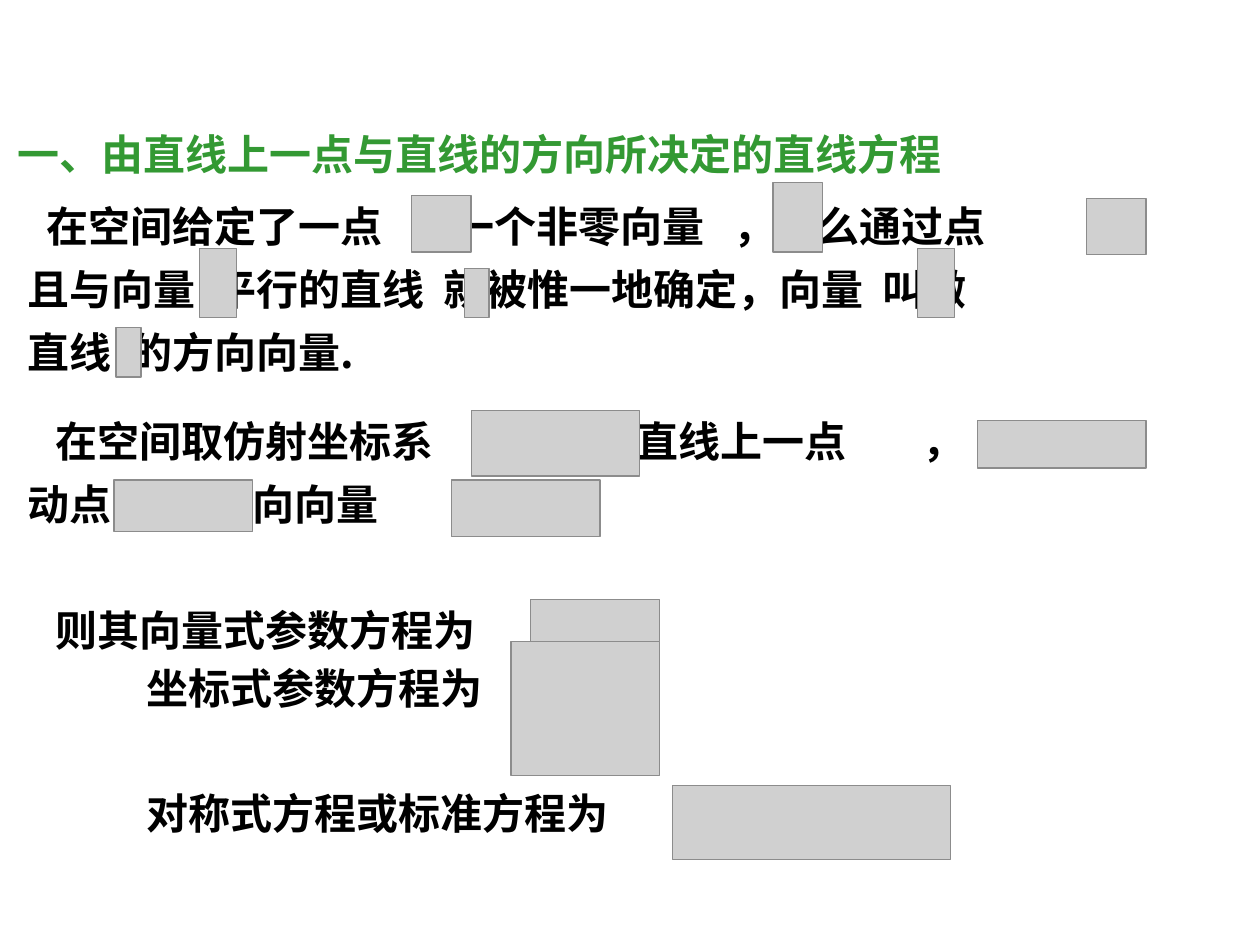
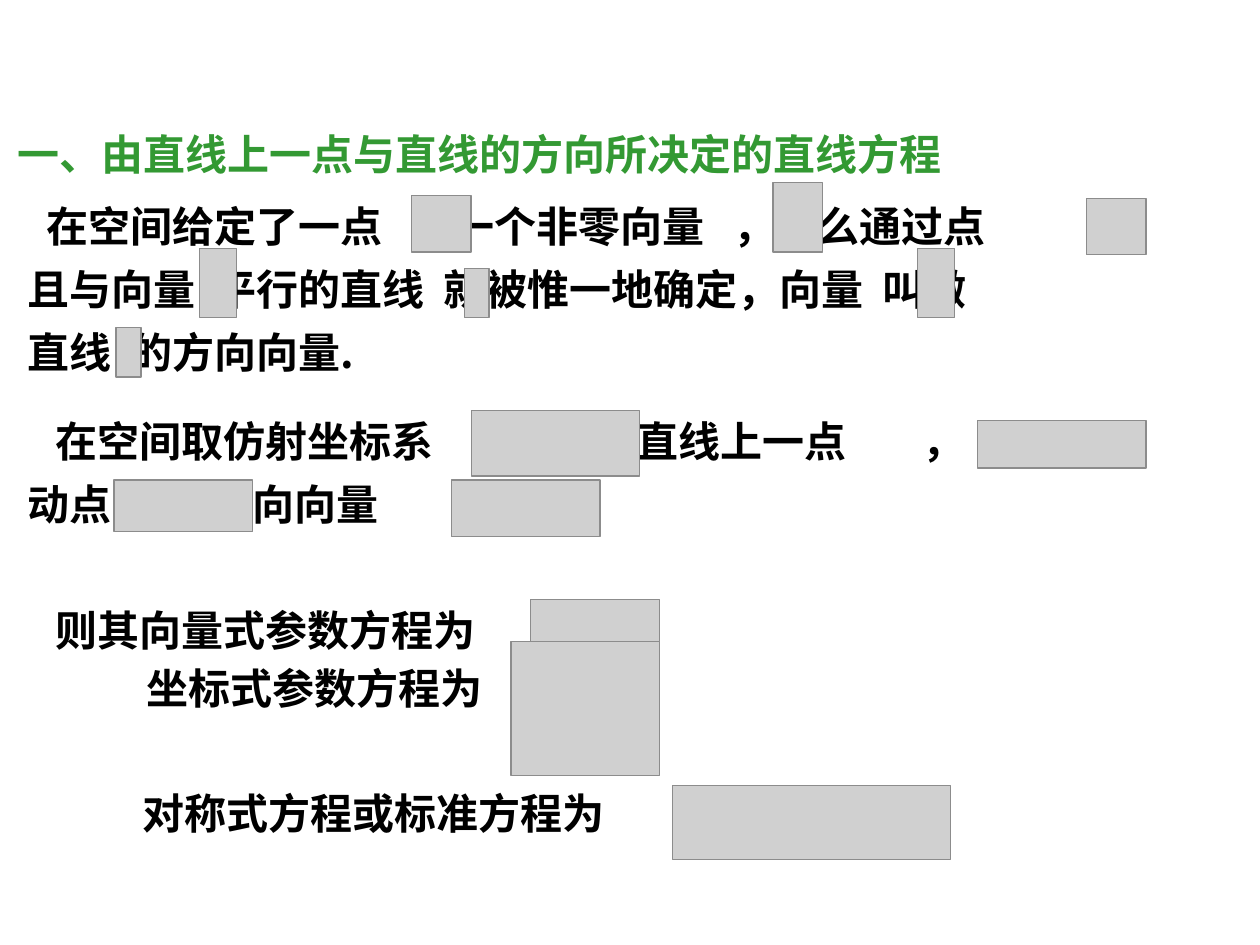
Before and after one commit to weihuayi/class, a slide deck: slide 2 of analyticgeometry/PPT/3-4.ppt. Drawn at 1260x945 pixels with LibreOffice and Linux fonts; fonts in the diff are those of the drawing; grey boxes stand for pictures; background and template pictures are left out. Boxes give left, top, right and bottom in pixels: in the first picture for what was removed or moved away, otherwise in the second. Text is boxed around its words. In the diff, an @@ line names an element or a change of style, - is before the commit and + after.

```diff
--- a/analyticgeometry/PPT/3-4.ppt
+++ b/analyticgeometry/PPT/3-4.ppt
@@ text "对称式方程或标准方程为": place and size @@
-text "对称式方程或标准方程为" at [147,793,609,833]
+text "对称式方程或标准方程为" at [143,793,605,833]
```
Also in this commit, not shown: 1 other slide changed.
